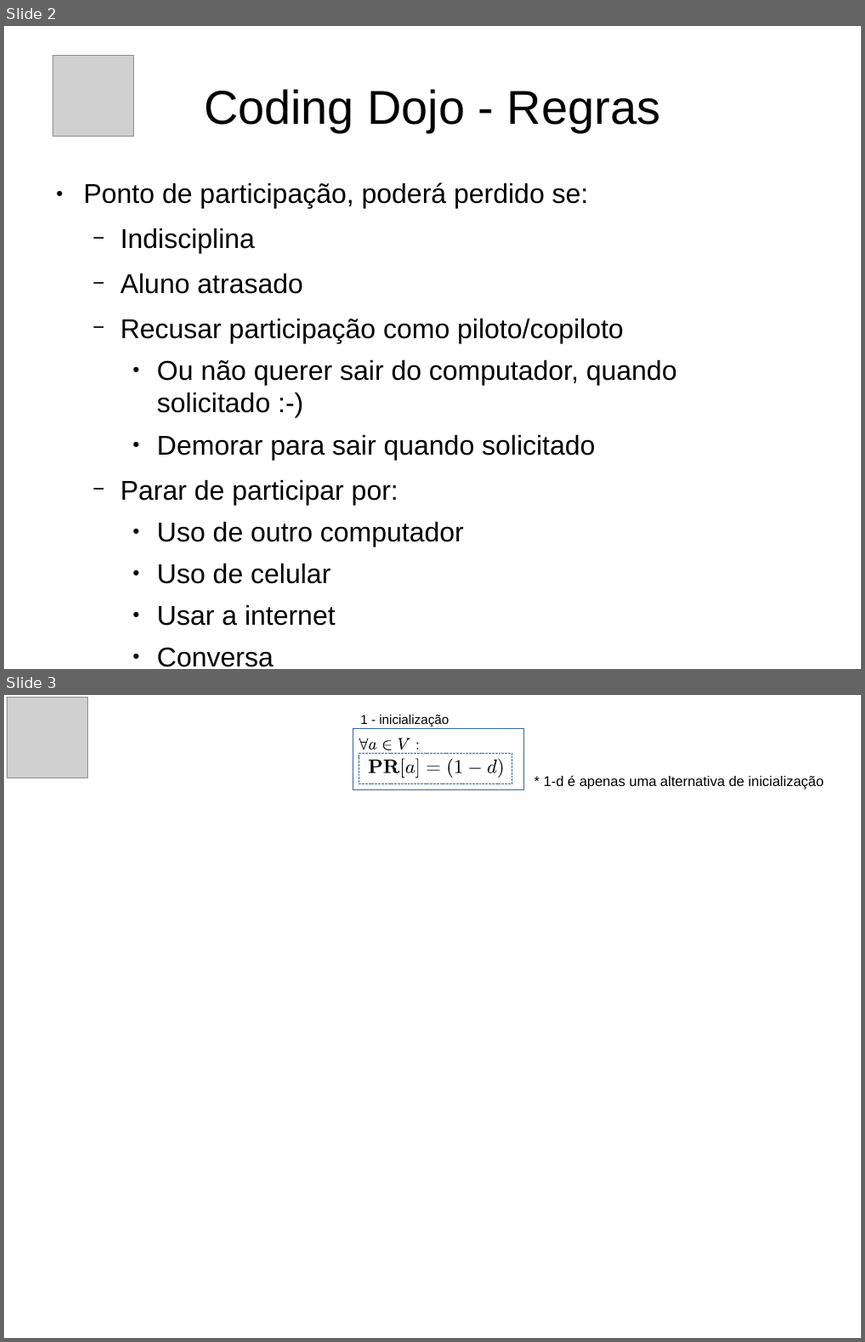
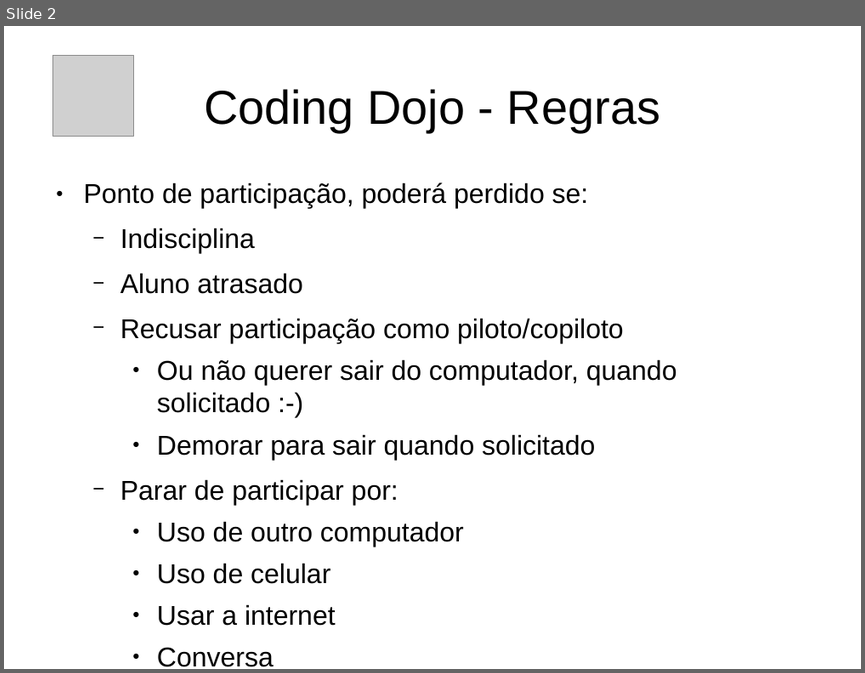
Before and after one commit to daniel-hasan/matematica-discreta, a slide deck: aula_coding_dojo_1.odp. Shown one above the other, each under a label of ours: slides 2 and 3 before the commit, slide 2 after it. The pictures are 865x1342 and 865x673 pixels, drawn with LibreOffice and Linux fonts; fonts in the diff are those of the drawing; grey boxes stand for pictures. Boxes give left, top, right and bottom in pixels: in the first picture for what was removed or moved away, otherwise in the second. Text is boxed around its words. In the diff, an @@ line names an element or a change of style, - is before the commit and + after.

```diff
--- a/aula_coding_dojo_1.odp
+++ b/aula_coding_dojo_1.odp
@@ slide 3 removed at <box>4,695,861,1338</box>, background #FFFFFF @@
@@ picture removed at <box>7,698,88,778</box> @@
@@ text removed at <box>360,715,449,726</box> @@
-1 - inicialização
@@ rectangle removed at <box>353,728,524,790</box> @@
@@ group removed at <box>359,737,420,750</box>: 6 freeform shapes @@
@@ rectangle removed at <box>359,754,512,783</box> @@
@@ group removed at <box>368,759,505,778</box>: 12 freeform shapes @@
@@ text removed at <box>544,775,823,789</box> @@
-* 1-d é apenas uma alternativa de inicialização
```
Also in this commit, not shown: 18 slides changed, 1 slide added, 7 other files.
